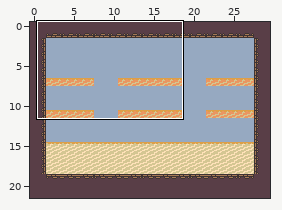
Tiled map -- tiled/levels/town_big_hat.tmx. The first picture is a wide view before the edit; the outline marks the close-up.
Close-up. As it was:
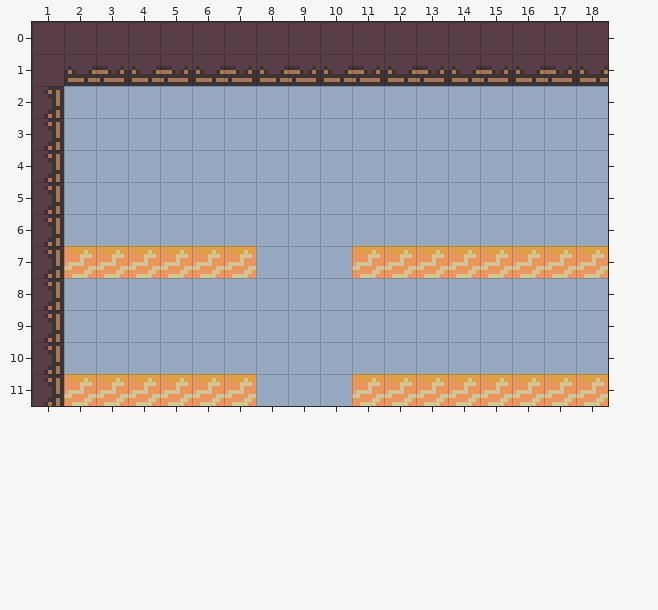
Cells are 8x8 px. Shown: x 1..18, y 0..11. The commit also changed other parts of the map, which this record leaves out.
And afterwards:
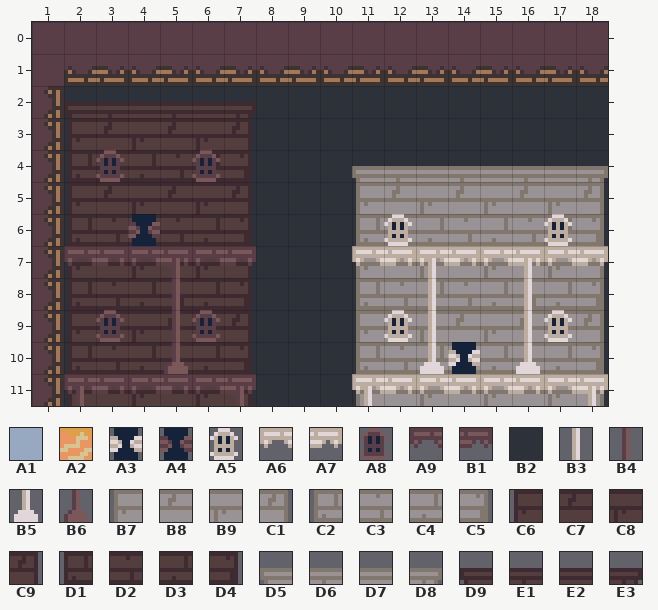
Key: from "CowboyTilemap": A1 166, A2 725 "onewaywall", A3 1134, A4 1137, A5 1174, A6 1175, A7 1176, A8 1177, A9 1178, B1 1179, B2 1244, B3 1254, B4 1257, B5 1294, B6 1297, B7 1446, B8 1447, B9 1448, C1 1451, C2 1486, C3 1487, C4 1488, C5 1491, C6 1526, C7 1527, C8 1528, C9 1531, D1 1566, D2 1567, D3 1568, D4 1571, D5 1572, D6 1573, D7 1574, D8 1577, D9 1612, E1 1615, E2 1616, E3 1617.
__ is an empty cell, ## one hidden under a higher layer.
Tiles replaced or removed in this view: A1, A2.
Tiles of an added or newly shown layer are drawn over the layers below it.
Diff:
Changed rows in their new state; .. is an unchanged cell.
Layer "Background_2(Solid Color)":
first column x 2:
 2 B2 B2 B2 B2 B2 B2 B2 B2 B2 B2 B2 B2 B2 B2 B2 B2 B2
 3 B2 ## ## ## ## B2 B2 B2 B2 B2 B2 B2 B2 B2 B2 B2 B2
 4 B2 ## ## ## ## B2 B2 B2 B2 B2 B2 B2 B2 B2 B2 B2 B2
 5 B2 ## ## ## ## B2 B2 B2 B2 B2 ## ## ## ## ## ## B2
 6 B2 ## ## ## ## B2 B2 B2 B2 B2 ## ## ## ## ## ## B2
 7 B2 .. .. .. .. B2 B2 B2 B2 B2 .. .. .. .. .. .. B2
 8 B2 ## ## ## ## B2 B2 B2 B2 B2 ## ## ## ## ## ## B2
 9 B2 ## ## ## ## B2 B2 B2 B2 B2 ## ## ## ## ## ## B2
10 B2 ## ## ## ## B2 B2 B2 B2 B2 ## ## ## ## ## ## B2
11 B2 .. .. .. .. B2 B2 B2 B2 B2 .. .. .. .. .. .. B2
Layer "Background_4" (now shown):
first column x 2:
 2 D9 E1 E2 E1 E2 E3 .. .. .. .. .. .. .. .. .. .. ..
 3 C6 C7 C8 C7 C8 C9 .. .. .. .. .. .. .. .. .. .. ..
 4 D1 D2 D3 D2 D3 D4 .. .. .. D5 D6 D7 D6 D7 D6 D7 D8
 5 C6 C7 C8 C7 C8 C9 .. .. .. B7 B8 B9 B8 B9 B8 B9 C1
 6 D1 D2 D3 D2 D3 D4 .. .. .. C2 C3 C4 C3 C4 C3 C4 C5
 7 C6 C7 C8 C7 C8 C9 .. .. .. B7 B8 B9 B8 B9 B8 B9 C1
 8 D1 D2 D3 D2 D3 D4 .. .. .. C2 C3 C4 C3 C4 C3 C4 C5
 9 C6 C7 C8 C7 C8 C9 .. .. .. B7 B8 B9 B8 B9 B8 B9 C1
10 D1 D2 D3 D2 D3 D4 .. .. .. C2 C3 C4 C3 C4 C3 C4 C5
11 C6 C7 C8 C7 C8 C9 .. .. .. B7 B8 B9 B8 B9 B8 B9 C1
Layer "Background_3":
first column x 3:
 4 A8 .. .. A8 .. .. .. .. .. .. .. .. .. .. ..
 6 .. .. .. .. .. .. .. .. .. A5 .. .. .. .. A5
 9 A8 .. .. A8 .. .. .. .. .. A5 .. .. .. .. A5
Layer "Background-2" (added):
first column x 2:
 6 .. .. A4 .. .. .. .. .. .. .. .. .. .. .. .. .. ..
 7 .. .. .. B4 .. .. .. .. .. .. .. B3 .. .. B3 .. ..
 8 .. .. .. B4 .. .. .. .. .. .. .. B3 .. .. B3 .. ..
 9 .. .. .. B4 .. .. .. .. .. .. .. B3 .. .. B3 .. ..
10 .. .. .. B6 .. .. .. .. .. .. .. B5 A3 .. B5 .. ..
11 B4 .. .. .. .. B4 .. .. .. B3 .. .. .. .. .. .. B3
Layer "Collision":
first column x 2:
 7 A9 B1 A9 B1 A9 B1 .. .. .. A6 A7 A6 A7 A6 A7 A6 A7
first column x 2:
11 A9 B1 A9 B1 A9 B1 .. .. .. A6 A7 A6 A7 A6 A7 A6 A7
